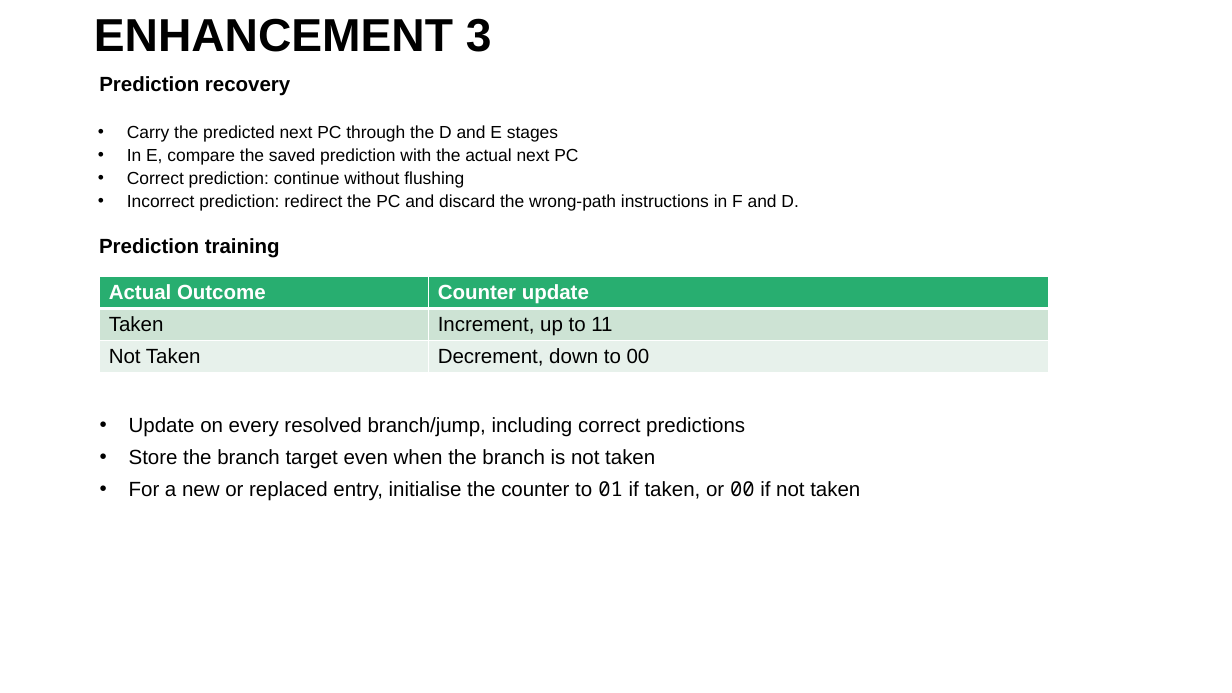
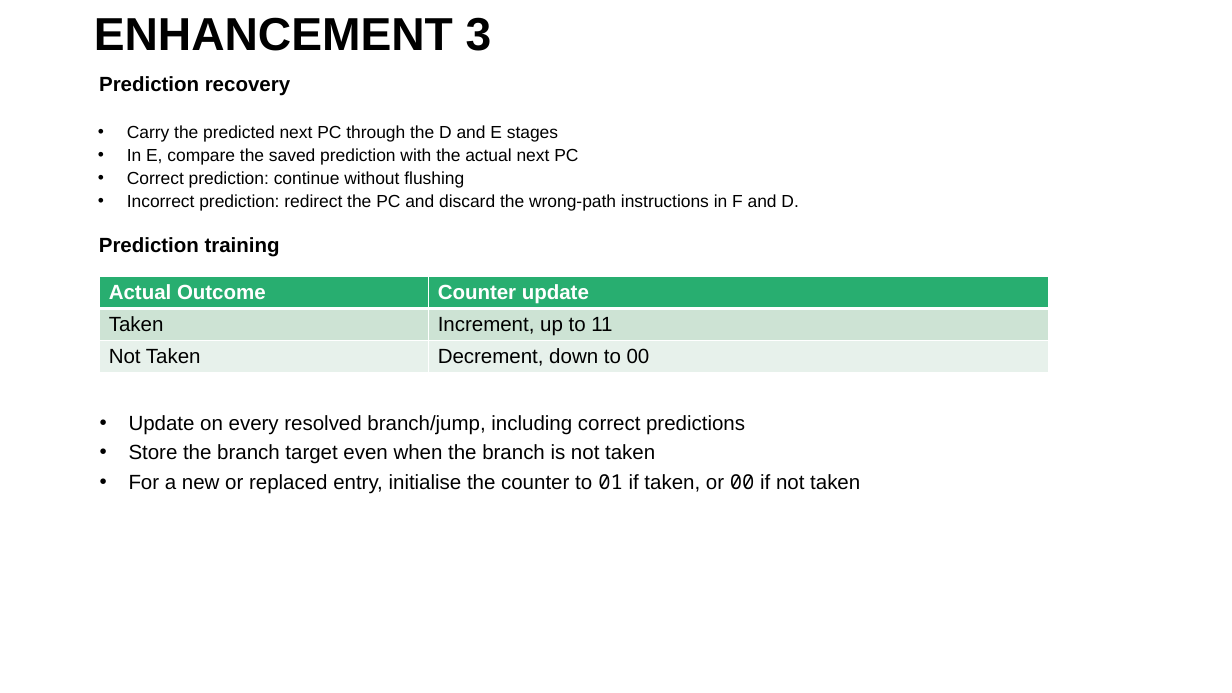
Before and after one commit to asytrix99/FPGA-Based-Pipelined-RISC-V-Processor, a slide deck: slide 4 of Asst_04/Enhancement.pptx. Drawn at 1232x693 pixels with LibreOffice and Linux fonts; fonts in the diff are those of the drawing. Boxes give left, top, right and bottom in pixels: in the first picture for what was removed or moved away, otherwise in the second. Text is boxed around its words. In the diff, an @@ line names an element or a change of style, - is before the commit and + after.

```diff
--- a/Asst_04/Enhancement.pptx
+++ b/Asst_04/Enhancement.pptx
@@ text "Update on every resolved branch/jump, ..." at (129,415,860,494): line spacing 1.3 to 1.2 @@
```
Also in this commit, not shown: 5 other slides changed, 3 other files.
